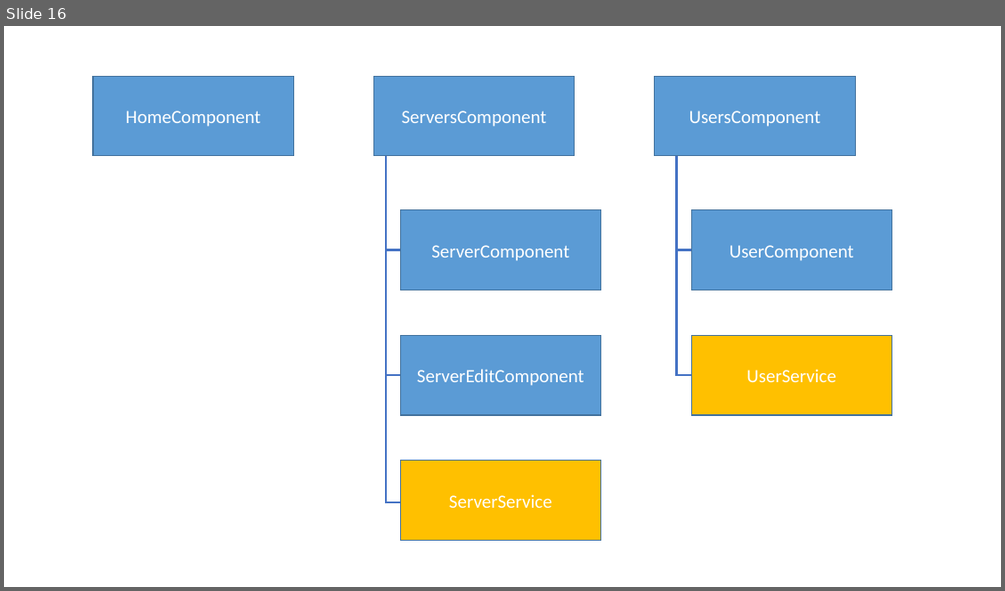
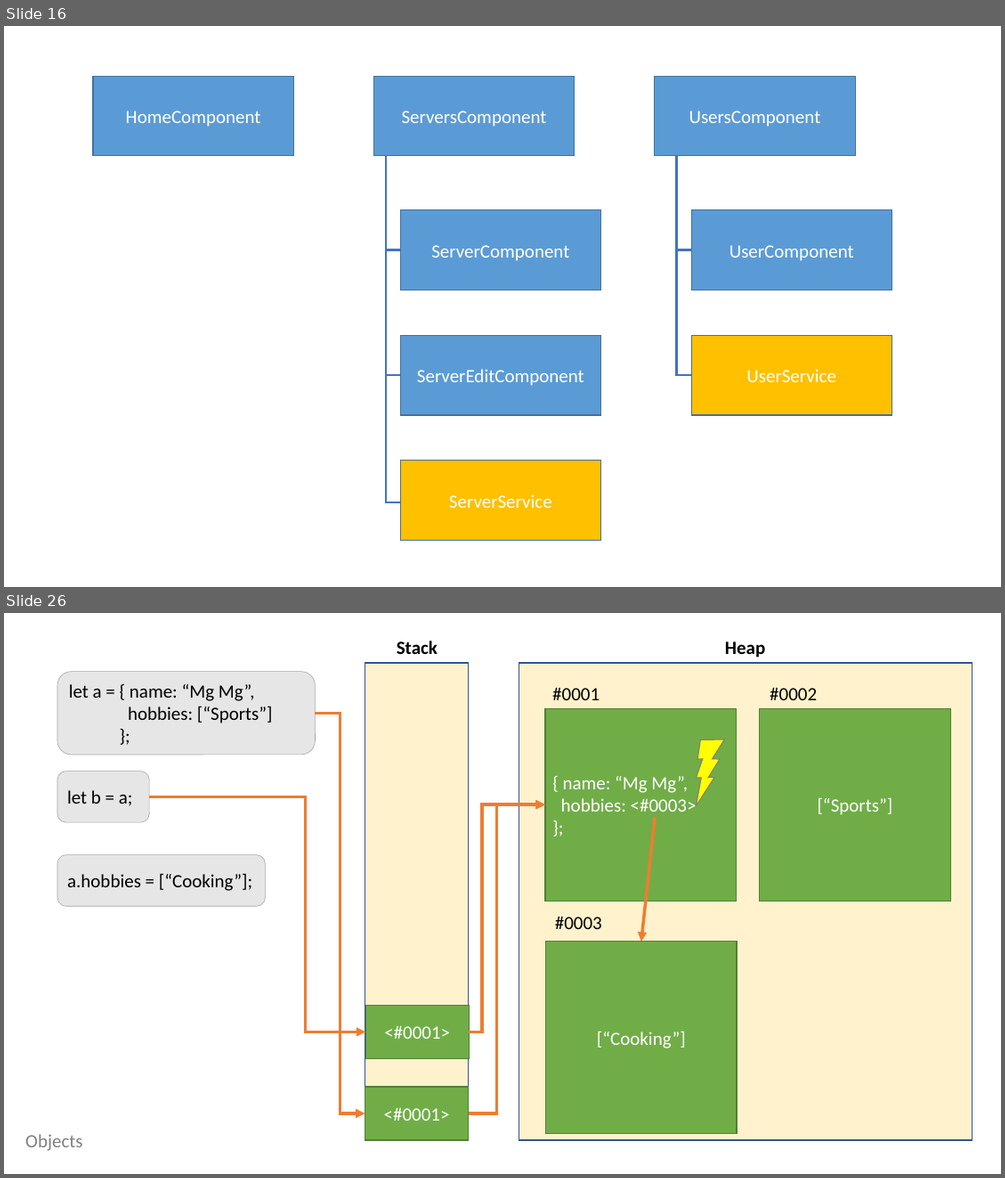
Before and after one commit to yeminko/angular-training, a slide deck: Resources/Notes.pptx. Shown one above the other, each under a label of ours: slide 16 before the commit, slides 16 and 26 after it; the slides between them are not shown. The pictures are 1005x591 and 1005x1178 pixels, drawn with LibreOffice and Linux fonts; fonts in the diff are those of the drawing. Boxes give left, top, right and bottom in pixels: in the first picture for what was removed or moved away, otherwise in the second. Text is boxed around its words. In the diff, an @@ line names an element or a change of style, - is before the commit and + after.

```diff
--- a/Resources/Notes.pptx
+++ b/Resources/Notes.pptx
@@ slide 26 added at (4, 613, 1001, 1174), background #FFFFFF @@
@@ rectangle added at (365, 663, 469, 1140), fill #FFF2CC, outline #325491 1 pt @@
@@ text added at (396, 641, 437, 654), 18 pt, text #000000, bold @@
+Stack
@@ rectangle added at (519, 663, 972, 1140), fill #FFF2CC, outline #325491 1 pt @@
@@ text added at (725, 641, 765, 657), 18 pt, text #000000, bold @@
+Heap
@@ rounded rectangle added at (57, 672, 316, 755), fill #E7E6E6, outline #A6A6A6 0.5 pt, 18 pt, text #000000 @@
+let a = { name: “Mg Mg”,
+hobbies: [“Sports”]
+};
@@ text added at (552, 688, 599, 700), 18 pt, text #000000 @@
+#0001
@@ text added at (769, 688, 817, 700), 18 pt, text #000000 @@
+#0002
@@ elbow arrow added from (316, 714) to (365, 1113), #ED7D31 3 pt @@
@@ rectangle added at (545, 709, 736, 900), fill #70AD47, outline #538035 1 pt, 18 pt, text #FFFFFF @@
+{ name: “Mg Mg”,
+hobbies: <#0003>
+};
@@ rectangle added at (760, 709, 950, 900), fill #70AD47, outline #538035 1 pt, 18 pt, text #FFFFFF @@
+[“Sports”]
@@ lightning bolt added at (671, 730, 746, 806), fill #FFFF00, outline #808080 1 pt @@
@@ rounded rectangle added at (57, 771, 149, 822), fill #E7E6E6, outline #A6A6A6 0.5 pt, 18 pt, text #000000 @@
+let b = a;
@@ elbow arrow added from (149, 797) to (366, 1032), #ED7D31 3 pt @@
@@ elbow arrow added from (469, 1113) to (545, 804), #ED7D31 3 pt @@
@@ elbow arrow added from (469, 1032) to (545, 804), #ED7D31 3 pt @@
@@ arrow added from (655, 817) to (641, 941), #ED7D31 3 pt @@
@@ rounded rectangle added at (57, 854, 265, 906), fill #E7E6E6, outline #A6A6A6 0.5 pt, 18 pt, text #000000 @@
+a.hobbies = [“Cooking”];
@@ text added at (555, 916, 602, 929), 18 pt, text #000000 @@
+#0003
@@ rectangle added at (546, 941, 736, 1134), fill #70AD47, outline #538035 1 pt, 18 pt, text #FFFFFF @@
+[“Cooking”]
@@ rectangle added at (366, 1005, 469, 1058), fill #70AD47, outline #538035 1 pt, 18 pt, text #FFFFFF @@
+<#0001>
@@ rectangle added at (365, 1086, 469, 1140), fill #70AD47, outline #538035 1 pt, 18 pt, text #FFFFFF @@
+<#0001>
@@ text added at (25, 1134, 82, 1151), 18 pt, text #808080 @@
+Objects
```
Also in this commit, not shown: 18 other slides added, 14 other files.
